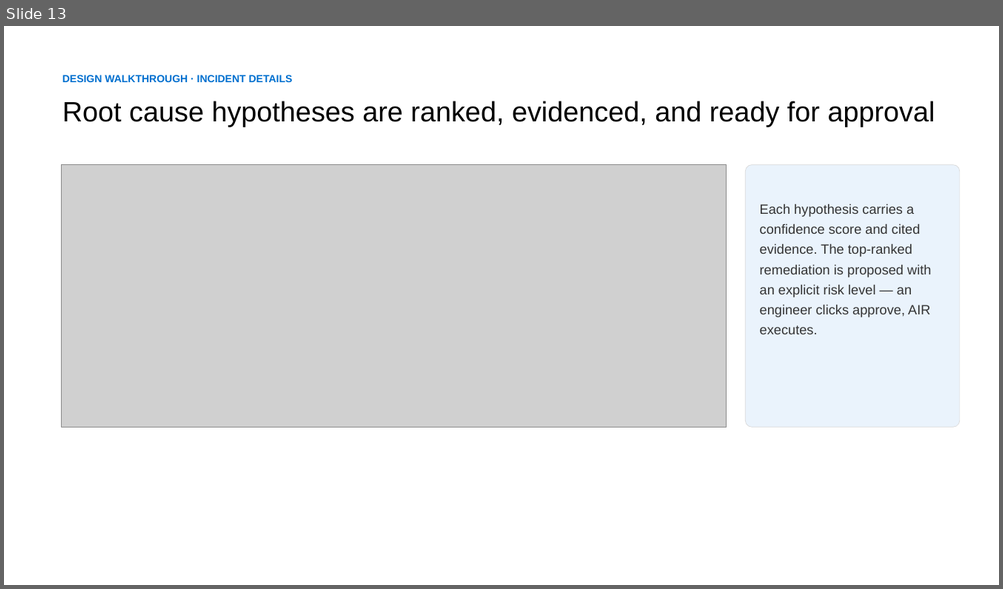
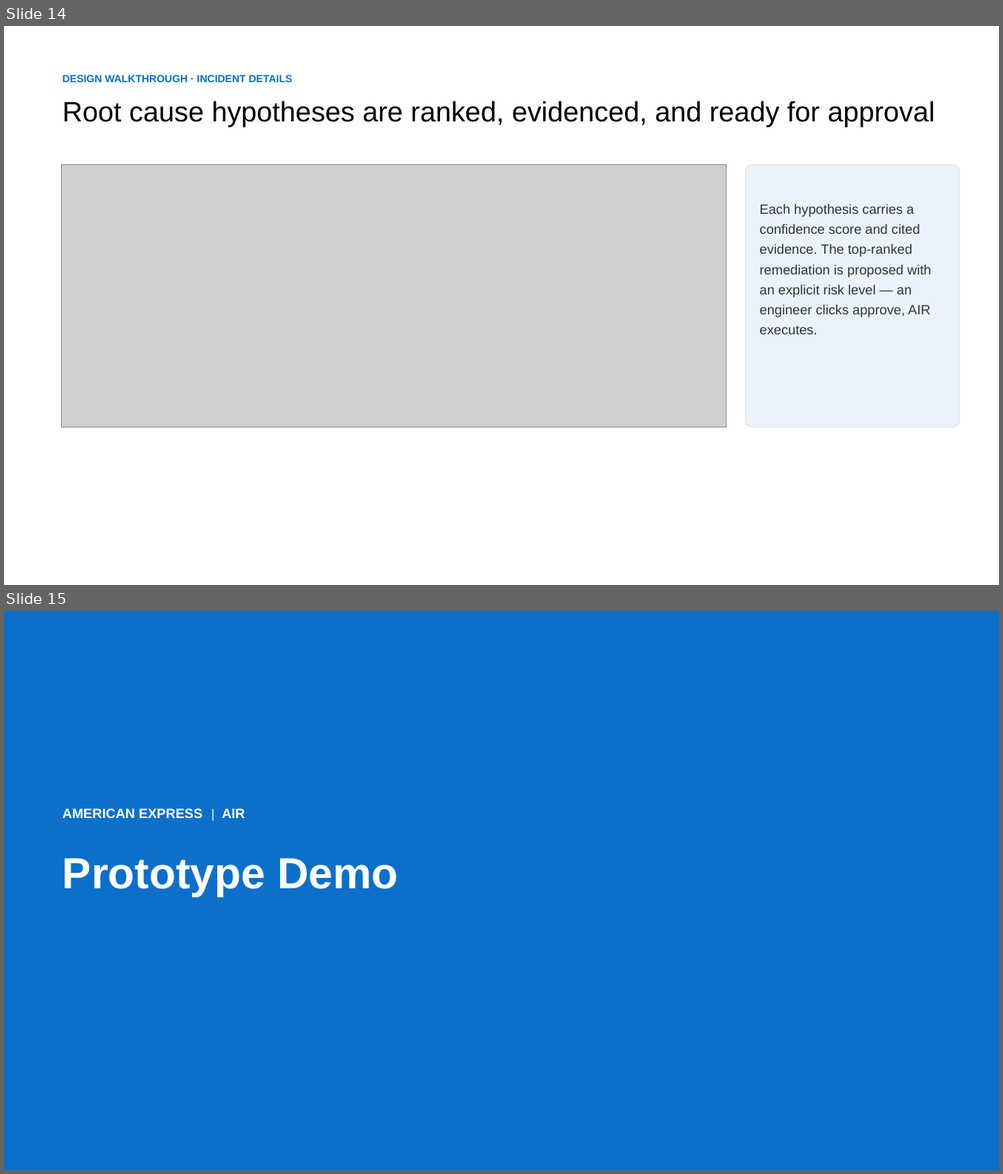
Before and after one commit to kathirvelarun/agentic-incident-response, a slide deck: agent-incident-backend/AIR_Product_Presentation.pptx. Shown one above the other, each under a label of ours: slide 13 before the commit, slides 14 and 15 after it. The pictures are 1003x589 and 1003x1174 pixels, drawn with LibreOffice and Linux fonts; fonts in the diff are those of the drawing; grey boxes stand for pictures. Boxes give left, top, right and bottom in pixels: in the first picture for what was removed or moved away, otherwise in the second. Text is boxed around its words. In the diff, an @@ line names an element or a change of style, - is before the commit and + after.

Commit message:
Updated the new files for the demo

```diff
--- a/agent-incident-backend/AIR_Product_Presentation.pptx
+++ b/agent-incident-backend/AIR_Product_Presentation.pptx
@@ slide 15 added at box(4, 611, 999, 1170), background #0C70CB @@
@@ text added at box(62, 809, 202, 818), 19.5 pt, text #FFFFFF, bold @@
+AMERICAN EXPRESS
@@ text added at box(210, 805, 217, 821), 18 pt, text #FFFFFF @@
+|
@@ text added at box(222, 809, 244, 818), 19.5 pt, text #FFFFFF, bold @@
+AIR
@@ text added at box(62, 858, 398, 897), 63 pt, text #FFFFFF, bold @@
+Prototype Demo
@@ what was slide 13 is now slide 14 @@
```
Also in this commit, not shown: 6 slides changed, 4 other slides added, 2 slides removed, 1 other file.
